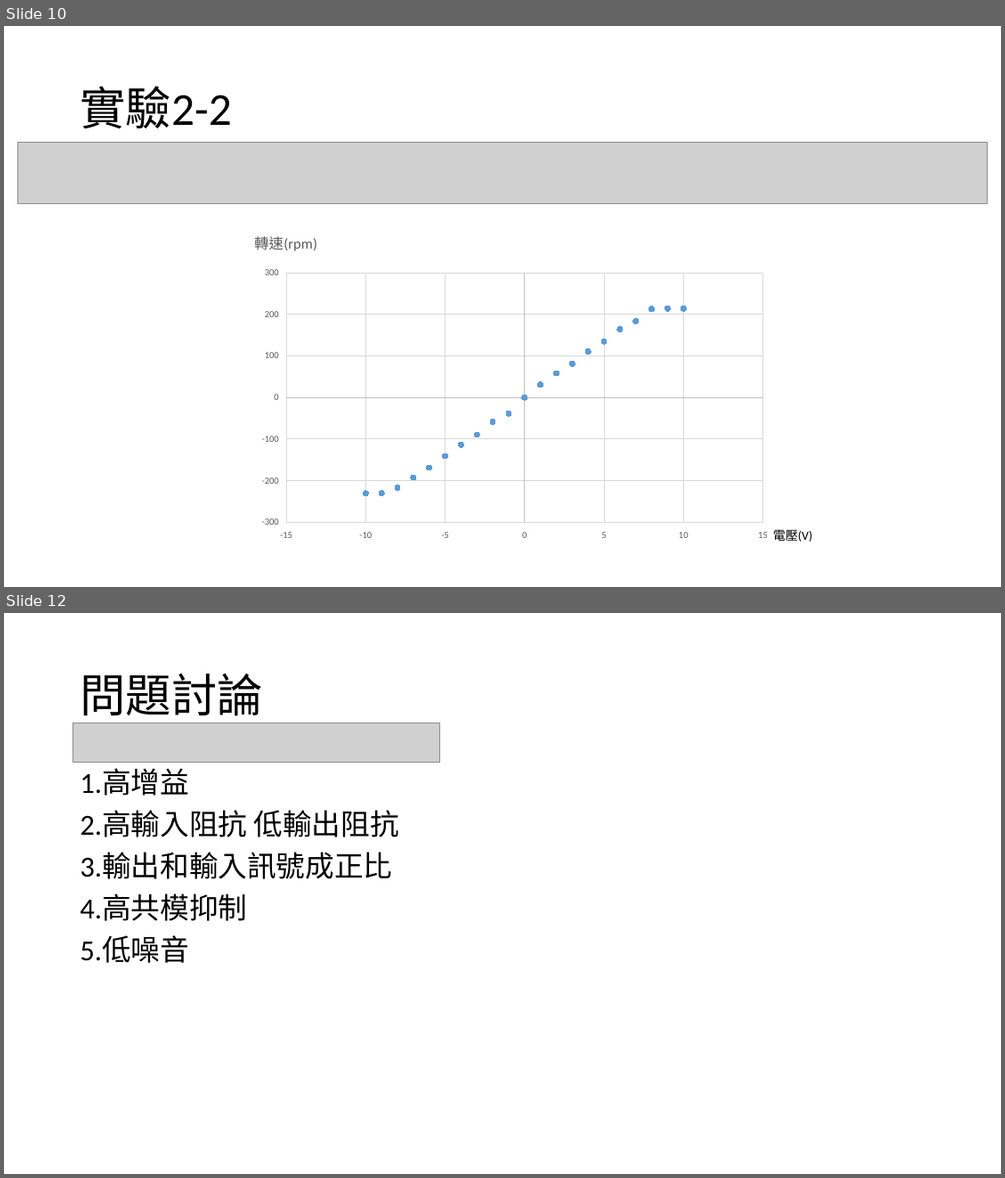
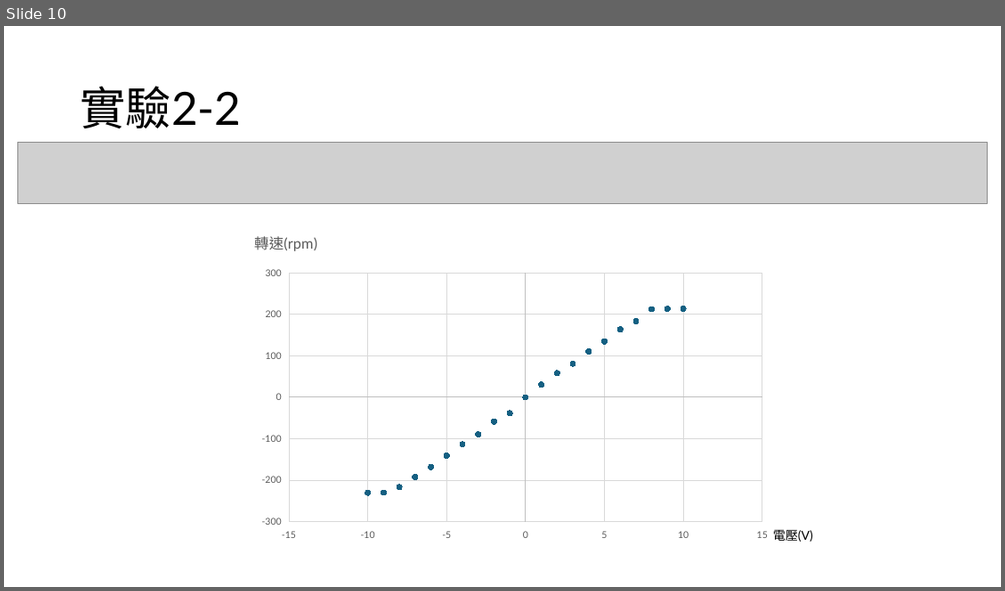
Before and after one commit to yeyi58095/control_lab, a slide deck: 實驗二/presentation/實驗二結報.pptx. Shown one above the other, each under a label of ours: slides 10 and 12 before the commit, slide 10 after it; the slides between them are not shown. The pictures are 1005x1178 and 1005x591 pixels, drawn with LibreOffice and Linux fonts; fonts in the diff are those of the drawing; grey boxes stand for pictures. Boxes give left, top, right and bottom in pixels: in the first picture for what was removed or moved away, otherwise in the second. Text is boxed around its words. In the diff, an @@ line names an element or a change of style, - is before the commit and + after.

```diff
--- a/實驗二/presentation/實驗二結報.pptx
+++ b/實驗二/presentation/實驗二結報.pptx
@@ slide 12 removed at bbox=[4, 613, 1001, 1174], background #FFFFFF @@
@@ title removed at bbox=[80, 674, 262, 723] @@
-問題討論
@@ picture removed at bbox=[73, 723, 440, 763] @@
@@ text removed at bbox=[80, 769, 399, 963] @@
-1.高增益
-2.高輸入阻抗 低輸出阻抗
-3.輸出和輸入訊號成正比
-4.高共模抑制
-5.低噪音
@@ slide 10 changed as well @@
@@ title "實驗2-2" at bbox=[80, 86, 241, 128]: font Calibri to Lato @@
@@ scatter chart at bbox=[251, 222, 778, 548] @@
@@ colour of Series 1 #5B9BD5 to #156082 @@
@@ category axis changed @@
@@ value axis changed @@
@@ lettering changed @@
@@ text "電壓(V)" at bbox=[773, 529, 813, 541]: font Calibri to Lato @@
```
Also in this commit, not shown: 10 other slides changed, 5 slides added, 5 other slides removed, 1 other file.
